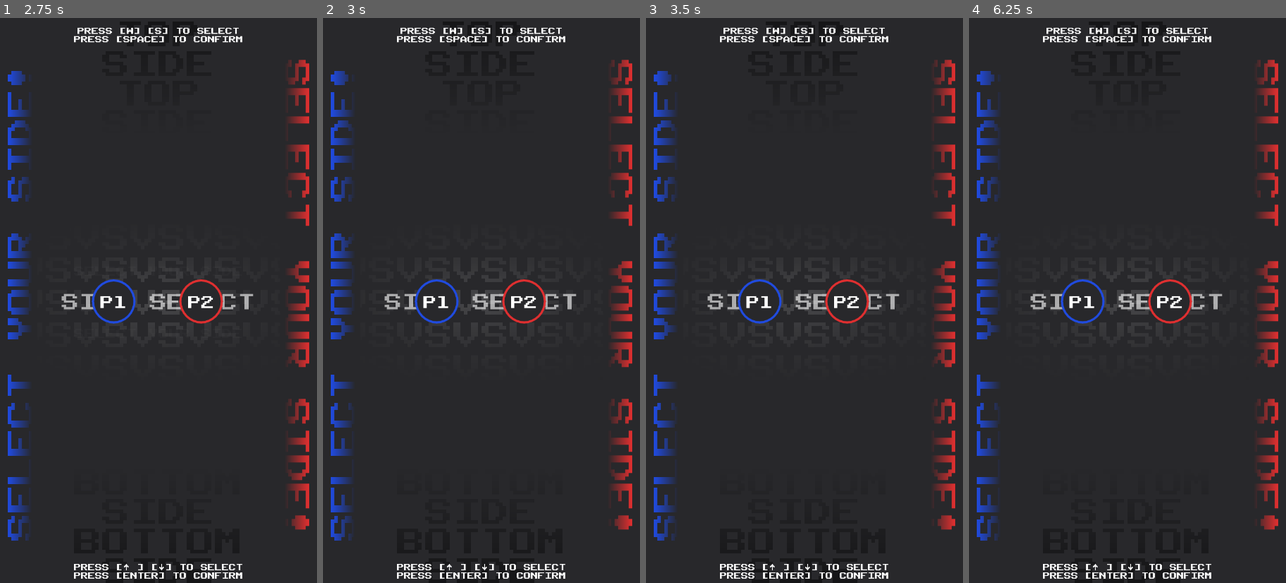
Above: before the commit, frames 1-4 (left to right).
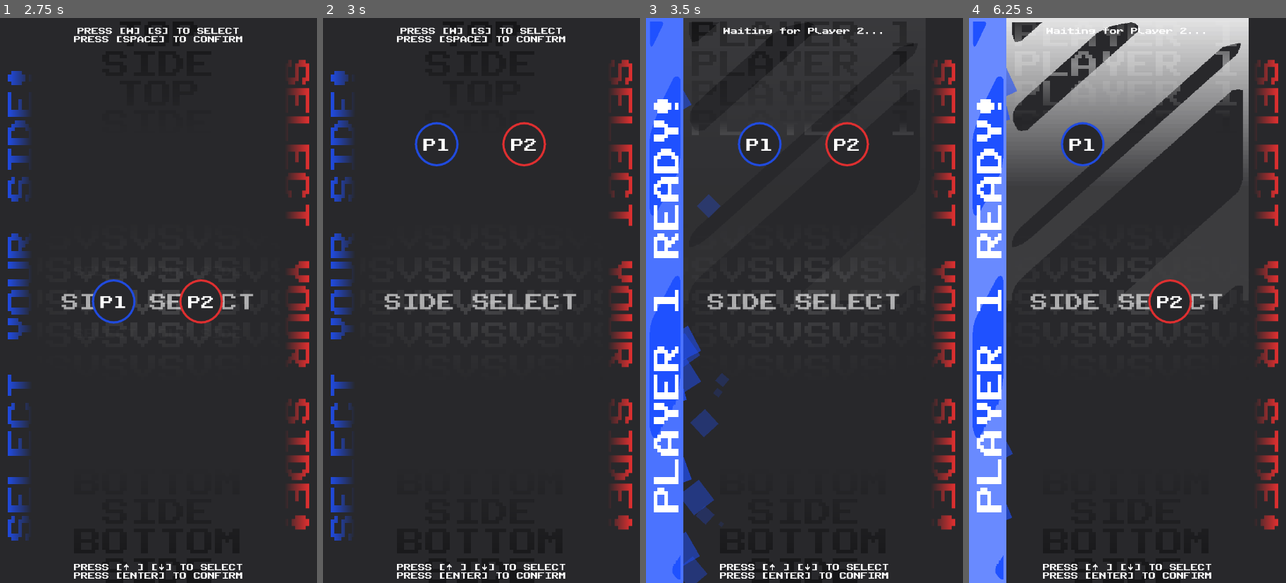
Above: after the commit, the same moments.

Repository: justCallMeJeg/ChaosWingNemesis
Game: Godot game, scene res://src/Scenes/MainMenu.tscn
Two runs of this game, one before a commit and one after it. Both use one fixed random seed, a clock stepped at 60 frames per second and the inputs below. The engine's default icon, where the game draws it, is replaced by a stand-in: a white triangle on a blue panel in a dark square.
Inputs:
- Up to frame 1 (2.75 s): tap Space at 0.5, 0.77, 1.52 s; hold D (P1Right) 0.53-1.28 s; tap Down (P2Down) at 0.6 s; hold S (P1Down) 1.28-2.03 s; tap Left (P2Left) at 1.35 s; hold D (P1Right) from 2.03 s (still down); tap Right (P2Right) at 2.1 s
- Up to frame 2 (3 s): tap W (P1Up) at 2.75 s; release D (P1Right) at 2.78 s; hold W (P1Up) from 2.78 s (still down); tap Up (P2Up) at 2.85 s
- Up to frame 3 (3.5 s): keep holding W (P1Up); tap Space at 3.02 s
- Up to frame 4 (6.25 s): release W (P1Up) at 3.53 s; hold A (P1Left) 3.53-5.03 s; tap R at 3.6 s; tap Space at 3.77, 4.52, 6.02 s; tap Enter at 4.35 s; tap W (P1Up) at 5, 5.75 s; hold S (P1Down) 5.03-5.78 s; tap Down (P2Down) at 5.1 s; hold D (P1Right) from 5.78 s (still down); tap Left (P2Left) at 5.85 s

Frame 1 is identical in both runs. In frame 2, 1.4% of the frame differs, in the area x 28-71%, y 18-55%; in frame 3, 16%; in frame 4, 28%, in the area x 0-89%, y 0-100%.
Error before the commit: Parse Error: Value of type "SideSelectionHandler.gd.SideSelectionPosition" cannot be assigned to a variable of type "GameManager.gd.playerSides". (res://src/Sc…

Commit message:
Temp fix var types

Diff:
--- a/src/Scripts/Singleton/GameManager.gd
+++ b/src/Scripts/Singleton/GameManager.gd
@@ -6,8 +6,8 @@
 enum availableScenes { HORIZON, TERAN }
 
 var currentSelectionStage: selectionStages = selectionStages.SideSelect
-var P1SelectedSide: playerSides = playerSides.DEFAULT
-var P2SelectedSide: playerSides = playerSides.DEFAULT
-var P1SelectedShip: availableShips = availableShips.RAZOR
-var P2SelectedShip: availableShips = availableShips.RAZOR
-var selectedScene: availableScenes = availableScenes.HORIZON
+var P1SelectedSide: int = playerSides.DEFAULT
+var P2SelectedSide: int = playerSides.DEFAULT
+var P1SelectedShip: int = availableShips.RAZOR
+var P2SelectedShip: int = availableShips.RAZOR
+var selectedScene: int = availableScenes.HORIZON
